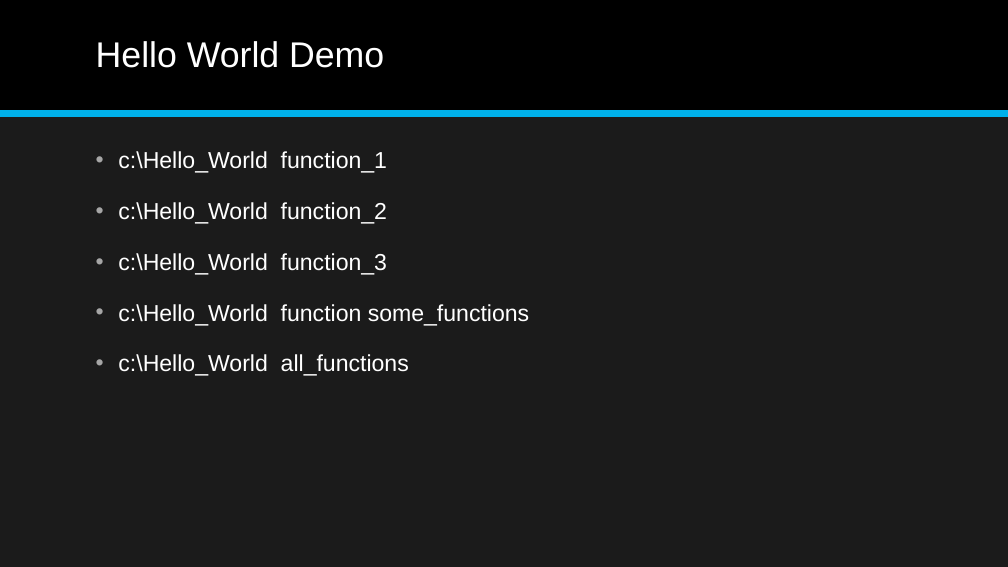
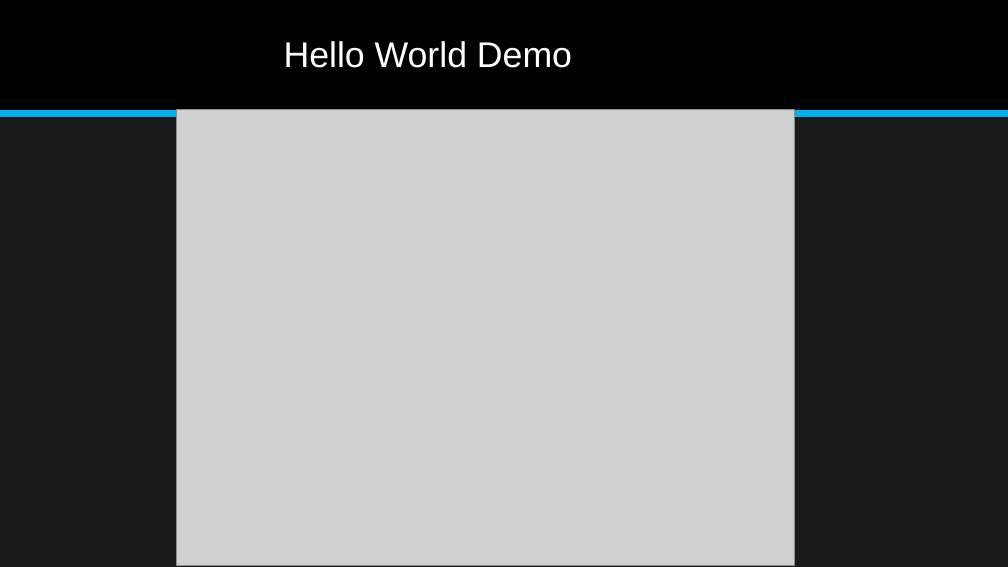
Before and after one commit to jonathan-r-jones/Composable-Batch-Files, a slide deck: slide 11 of Composable Batch File Helper.pptx. Drawn at 1008x567 pixels with LibreOffice and Linux fonts; fonts in the diff are those of the drawing; grey boxes stand for pictures. Boxes give left, top, right and bottom in pixels: in the first picture for what was removed or moved away, otherwise in the second. Text is boxed around its words. In the diff, an @@ line names an element or a change of style, - is before the commit and + after.

```diff
--- a/Composable Batch File Helper.pptx
+++ b/Composable Batch File Helper.pptx
@@ title "Hello World Demo" moved from (x1=96, y1=41, x2=384, y2=68) to (x1=284, y1=41, x2=572, y2=68) @@
@@ picture added at (x1=177, y1=110, x2=795, y2=566) @@
@@ text removed at (x1=118, y1=151, x2=529, y2=376) @@
-• c:\Hello_World function_1
-• c:\Hello_World function_2
-• c:\Hello_World function_3
-• c:\Hello_World function some_functions
-• c:\Hello_World all_functions
```
Also in this commit, not shown: 3 other files.
